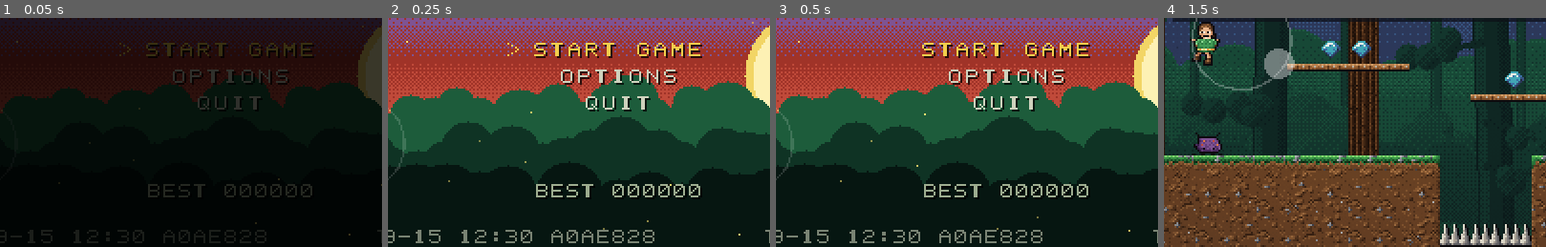
Above: before the commit, frames 1-4 (left to right).
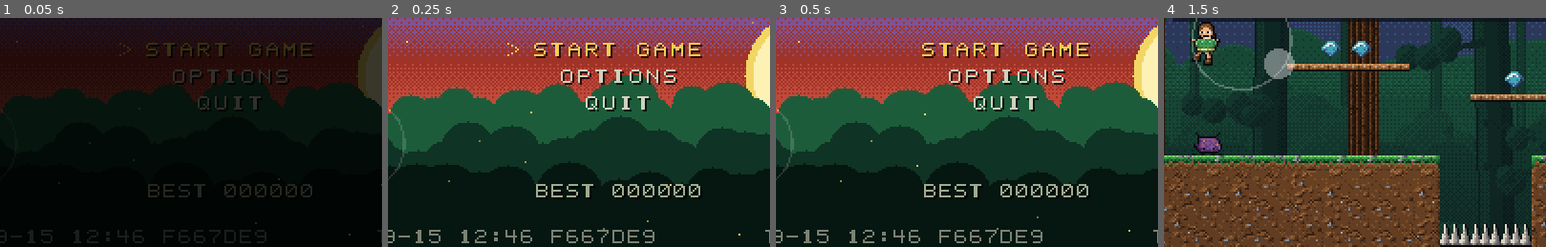
Above: after the commit, the same moments.

Repository: chhx80/kaya_of_the_canopy
Game: Godot game, scene res://src/core/main.tscn
The game is run twice, just before and just after one commit, with the same random seed, the same clock (stepped at 60 frames per second) and the same inputs.
Inputs (mouse positions are % of the whole screen's width and height, from its top left):
- Up to frame 1 (0.05 s): no input
- Up to frame 2 (0.25 s): no input
- Up to frame 3 (0.5 s): no input
- Up to frame 4 (1.5 s): tap Enter (attack) at 0.5 s; move the mouse to (72, 45) at 0.52 s; hold Right (move_right) 0.53-1.25 s; hold Enter (attack) 0.53-1.25 s; click (72, 45) at 0.67 s; tap Space (jump) at 0.77, 1.07 s; drag from (30, 55) to (45, 70) at 1.27 s
The pictures show only the part of the screen within x 20-70%, y 50-100%; the shares and areas given below are measured in that part.

The runs differ from the first frame. In frame 1, 0.4% of the frame differs, in the area x 30-70%, y 92-99%; in frame 2, 0.4%; in frame 3, 0.4%; in frame 4, nothing differs.

Commit message:
Fix a platform that could never be stood on
Reported from play with a screenshot: the platform in the lower right of
ROOT HOLLOW's upper screen is unreachable.

It was not unreachable -- it was unusable. The wood platform sat at row 12
with the dirt ledge occupying rows 9-10 directly above, leaving exactly one
tile of headroom at row 11. The character is 22 px, two tiles. You could see
an obvious platform and never stand on it.

Moved it to row 13, which gives the two clear tiles it needs. Verified in
the running game: landing on it from above reports on_floor=true at both
(21,12) and (19,12).

The test that should have caught this skipped it. It looked for standable
tiles with too little headroom, but decided "standable" by asking whether
the tile below was SOLID -- and a wood platform is one-way, not solid. So
every one-way platform in the game was exempt from the check. Fixed to
treat one-way tiles as floor, and confirmed it now reports the exact tile:

  jungle_2: tile (21,11) is standable with only 1 tile(s) of headroom

With one-way floors included, no other platform in any level has the defect.

Co-Authored-By: Claude Opus 5 <noreply@anthropic.com>
Claude-Session: https://claude.ai/code/session_015WcgbEBHYkZV6n6ww65axX

Diff:
--- a/data/build_info.json
+++ b/data/build_info.json
@@ -1,6 +1,6 @@
 {
-  "commit": "a0ae828",
+  "commit": "f667de9",
   "branch": "main",
-  "built": "2026-09-15 12:30",
+  "built": "2026-09-15 12:46",
   "dirty": false
 }
--- a/levels/jungle_2.json
+++ b/levels/jungle_2.json
@@ -21,8 +21,8 @@
   "ss..............######|..########..........====.ss",
   "ss..........aaaadddddd|..dddddddd...............ss",
   "ss....................|.........................ss",
-  "ss...............=====|.........................ss",
-  "ss......AAAA..........|.........................ss",
+  "ss....................|.........................ss",
+  "ss......AAAA.....=====|.........................ss",
   "ss######..............|.........................ss",
   "ssdddddd..............|.........................ss",
   "ss............s.......|.........................ss",
--- a/tests/test_level_validity.gd
+++ b/tests/test_level_validity.gd
@@ -198,8 +198,12 @@
 		var w := def.world
 		for y in w.height:
 			for x in w.width:
-				if w.is_solid(x, y) or not w.is_solid(x, y + 1):
-					continue     # not a standable floor tile
+				# A one-way platform is floor too. Checking only solid tiles let a
+				# wood platform with one tile of headroom ship in ROOT HOLLOW —
+				# visible, obviously a platform, impossible to stand on.
+				var has_floor := w.is_solid(x, y + 1) or w.is_oneway(x, y + 1)
+				if w.is_solid(x, y) or not has_floor:
+					continue
 				if _clearance(w, x, y, {}) >= need:
 					continue     # roomy enough
 				var approachable := false
--- /dev/null
+++ b/tools/seq/platform_fix.json
@@ -0,0 +1,10 @@
+[
+  {"scenario": "level:jungle_2", "settle": 60},
+  {"teleport": [21, 11], "settle": 30},
+  {"log": "dropped onto the platform from row 11"},
+  {"shot": "shots/platform_fix.png"},
+  {"teleport": [21, 12], "settle": 30},
+  {"log": "placed at row 12"},
+  {"teleport": [19, 10], "settle": 30},
+  {"log": "placed mid-platform from above"}
+]
Binary file added: shots/platform_fix.png
Not shown, changed: ios/.pck_source_hash
Not shown, changed: ios/KayaOfTheCanopy.pck
Not shown, changed: tools/build_levels.py
